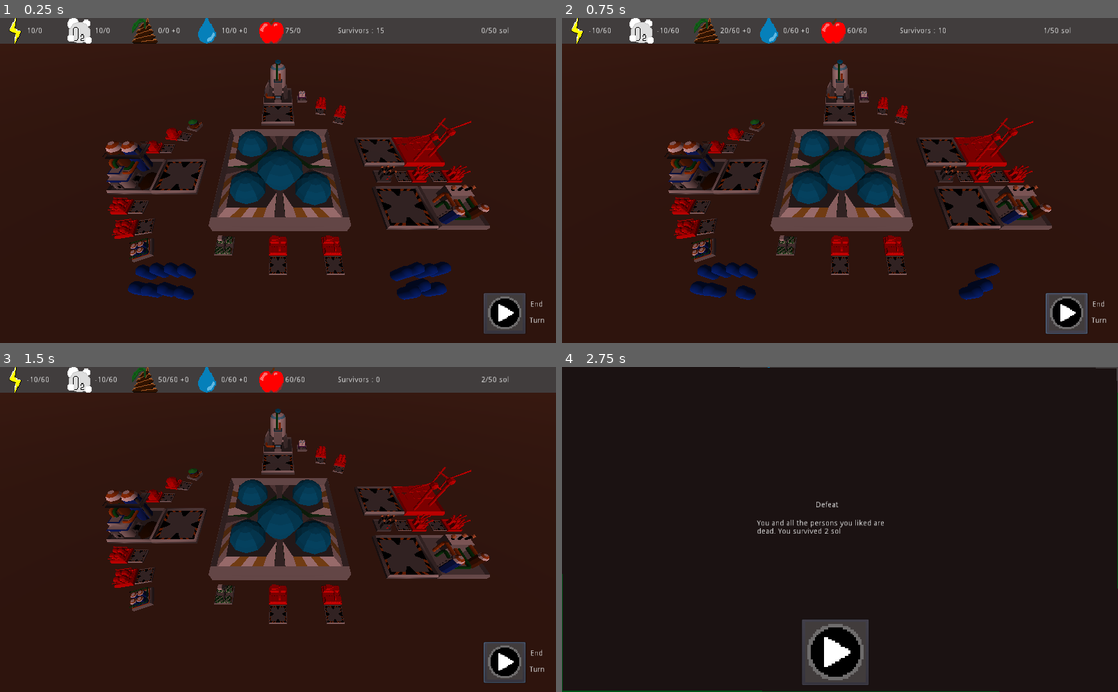
Above: before the commit, frames 1-4 (two rows, left to right).
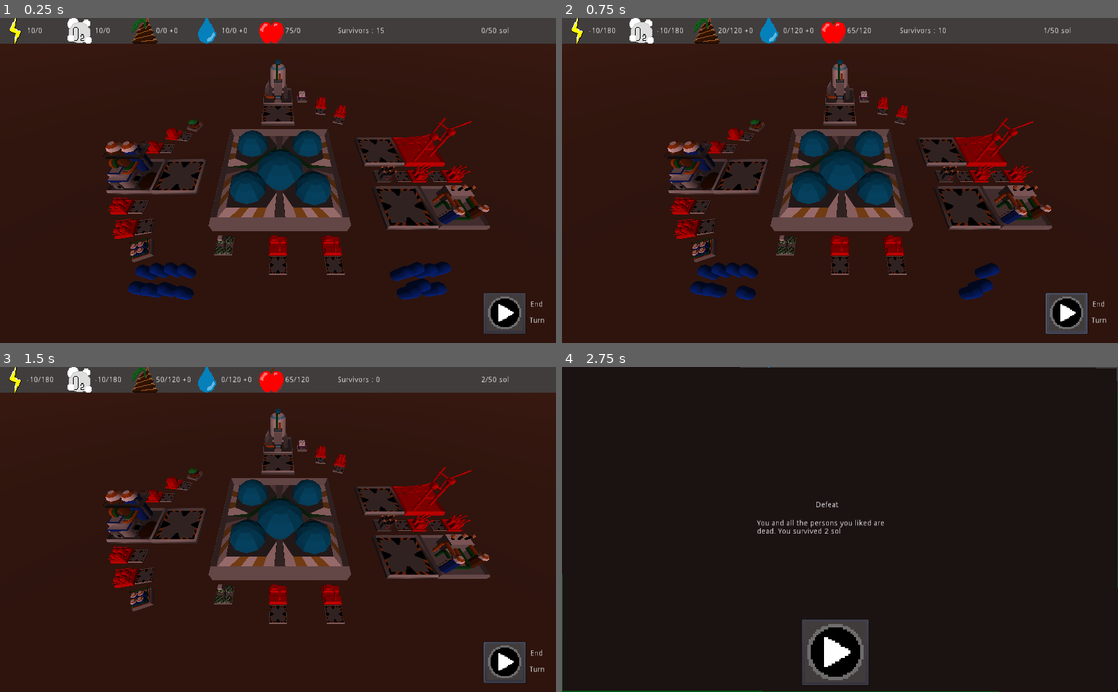
Above: after the commit, the same moments.

Repository: AngryCyboot/LD52
Game: Godot game, scene res://Scènes/Scene principale.tscn
The game is run twice, just before and just after one commit, with the same random seed, the same clock (stepped at 60 frames per second) and the same inputs.
Inputs (mouse positions are in pixels of both pictures, inside the frame that each line leads up to):
- Up to frame 1 (0.25 s): no input
- Up to frame 2 (0.75 s): click (1067, 313) at 0.5 s
- Up to frame 3 (1.5 s): tap Enter at 1.25 s; move the mouse to (400, 513) at 1.27 s; hold D from 1.28 s (still down); tap I at 1.35 s; click (400, 513) at 1.42 s
- Up to frame 4 (2.75 s): tap Space at 2 s; move the mouse to (728, 545) at 2.02 s; release D at 2.03 s; hold A from 2.03 s (still down); tap Tab at 2.1 s

The runs differ from the first frame. In frame 1, less than 0.1% of the frame differs, in the area x 28-33%, y 2-5%; in frame 2, 0.2%; in frame 3, 0.2%, in the area x 7-56%, y 2-5%; in frame 4, nothing differs.

Commit message:
moar fixes

Diff:
--- a/GodotFiles/Scènes/UI.tscn
+++ b/GodotFiles/Scènes/UI.tscn
@@ -92,6 +92,8 @@
 }
 
 [node name="FertilizerLabel" type="RichTextLabel" parent="."]
+anchor_left = -0.00390625
+anchor_right = 0.00878906
 margin_left = 291.0
 margin_top = 17.0
 margin_right = 354.0
--- a/GodotFiles/scripts/Scene principale.gd
+++ b/GodotFiles/scripts/Scene principale.gd
@@ -26,7 +26,6 @@
 	fields = $Champ.get_child(0)
 	storage = $Base.get_child(1)
 	for x in prod.get_children():
-		print(x)
 		x.connect("scream",self,"cracotte")
 
 	pass
@@ -67,25 +66,26 @@
 		var data = x.status()
 		if data[5]:
 			x.grow()
+
+	energy[1] = 60
+	oxy[1] = 60
+	food[1] = 60
+	water[1] = 60
+	shit[1] = 60
 	for x in storage.get_children():
 		var data = x.status()
-		energy[1] = 60
-		oxy[1] = 60
-		food[1] = 60
-		water[1] = 60
-		shit[1] = 60
 		if data[6] and data[5]:
 			x.repair()
 		elif not data[6]:
-			if x.name >= "Batteries":
+			if x.name == "Batteries":
 				energy[1] += 60
-			if x.name >= "FoodStorage":
+			if x.name == "FoodStorage":
 				food[1] += 60
-			if x.name >= "OxygenStorage":
+			if x.name == "OxygenStorage":
 				oxy[1] += 60
-			if x.name >= "ShitStorage":
+			if x.name == "ShitStorage":
 				shit[1] += 60
-			if x.name >= "WaterStorage":
+			if x.name == "WaterStorage":
 				water[1] += 60
 	#survivors
 	if food[0] + food[2] < survivors :
